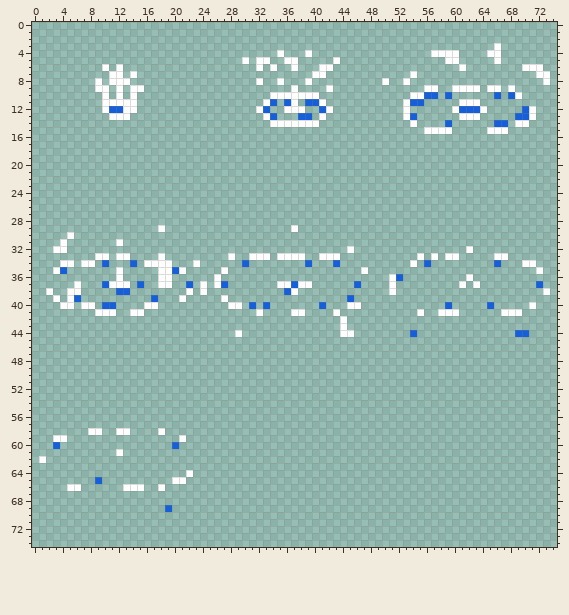
Edited in one commit: sprite sheet (assets/aseprite/splash.png). The picture above is the old version.
The file is 75x75 pixels.
And afterwards:
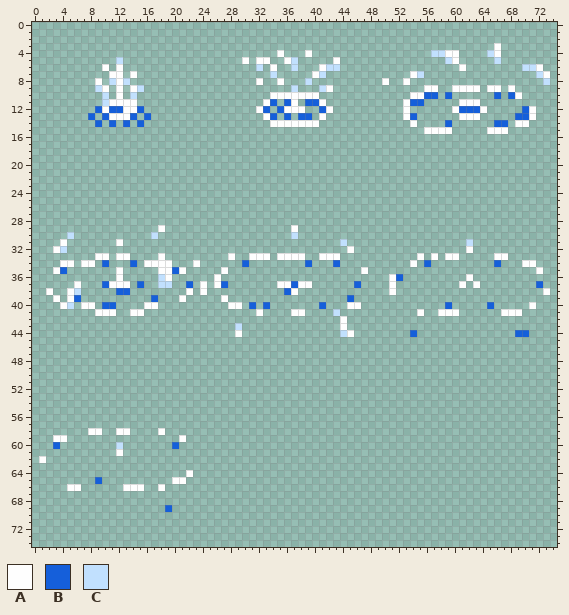
Palette (. is transparent): A #fefefe  B #155fda  C #c1e0fe
The edit:
@@ x 0..74 @@
  3 ..................................................................A........
- 4 ...................................A...A.................AAAA....AA........
- 5 ..............................A.AA..AA.....A...............AA.....A........
- 6 ..........A.A...................A.A..A...AA..................A........AAA..
- 7 ...........AA.A.........................AA............A.................AA.
- 8 .........A.AAA..................A..A...A..........A..A...................A.
- 9 .........AA.A.AA.....................A....A.............AA..AAAA.AA.A......
-10 ..........A.A.A...................AAAAAAA.............AABB.B......B.BA.....
-11 ..........AAAAA..................AB.BA.BBA...........ABB.....AAA...........
-12 ..........ABBAA.................AB..AAA..BA..........A......ABBBA.....BA...
-13 ...........AAA...................AB...BB.A...........AB......AAA.....BBA...
-14 ..................................AAAAAAA.............A....B......BB.AA....
+ 4 ...................................A...A.................CCAA....CA........
+ 5 ............C.................A.AA..AC.....A...............CA.....C........
+ 6 ..........A.A...................C.A..C...ACC.................A........CCA..
+ 7 ...........AA.A...................C.....AC............AC................CA.
+ 8 .........A.CAC..................A..A...C..........A..A...................C.
+ 9 .........CA.A.AC.....................C...CA.............AA..AAAA.AA.A......
+10 ..........C.A.C...................AAAAAAA.............AABB.B......B.BA.....
+11 ..........CAAAA..................AB.BA.BBA...........ABB.....AAA...........
+12 .........BABBAAB................AB.BAAA..BA..........A......ABBBA.....BA...
+13 ........B.BAAAB.B................AB.B.BB.A...........AB......AAA.....BBA...
+14 .........B.B.B.B..................AAAAAAA.............A....B......BB.AA....
 15 ........................................................AAAA.....AAA.......
@@ x 0..74 @@
 29 ..................A..................A.....................................
-30 .....A.....................................................................
-31 ....A.......A..............................................................
-32 ...AA........................................A................A............
+30 .....C...........C...................C.....................................
+31 ....A.......A...............................C.................C............
+32 ...AC........................................A................A............
 33 .........AA.AA....A.........A..AAA.AAAA..AAA...........A.A.AA.....AA.......
@@ x 3..46 @@
 35 AB.......A.....AABA.....A...................
-36 .........A.....AA......A....................
-37 ...A...BAAA.B..AA..B.A.AB.......AABAA......B
-38 ..AA.....BB........A.A...........BA.........
+36 .........A.....CA......A....................
+37 ...A...BAAA.B..CC..B.A.AB.......AABAA......B
+38 ..AC.....BB........A.A...........BA.........
 39 A.AB..........B...A.....A.................B.
-40 .AA.AA.BB....AA..........AA.B.B.......B...AA
-41 ......AAA..AA................A....AA....A...
+40 .AC.AA.BB....AA..........AA.B.B.......B...AA
+41 ......AAA..AA................A....AA....C...
 42 .........................................A..
-43 .........................................A..
-44 ..........................A..............AA.
+43 ..........................C..............A..
+44 ..........................A..............CA.
 45 ............................................
@@ x 10..14 @@
 59 .....
-60 .....
+60 ..C..
 61 ..A..
